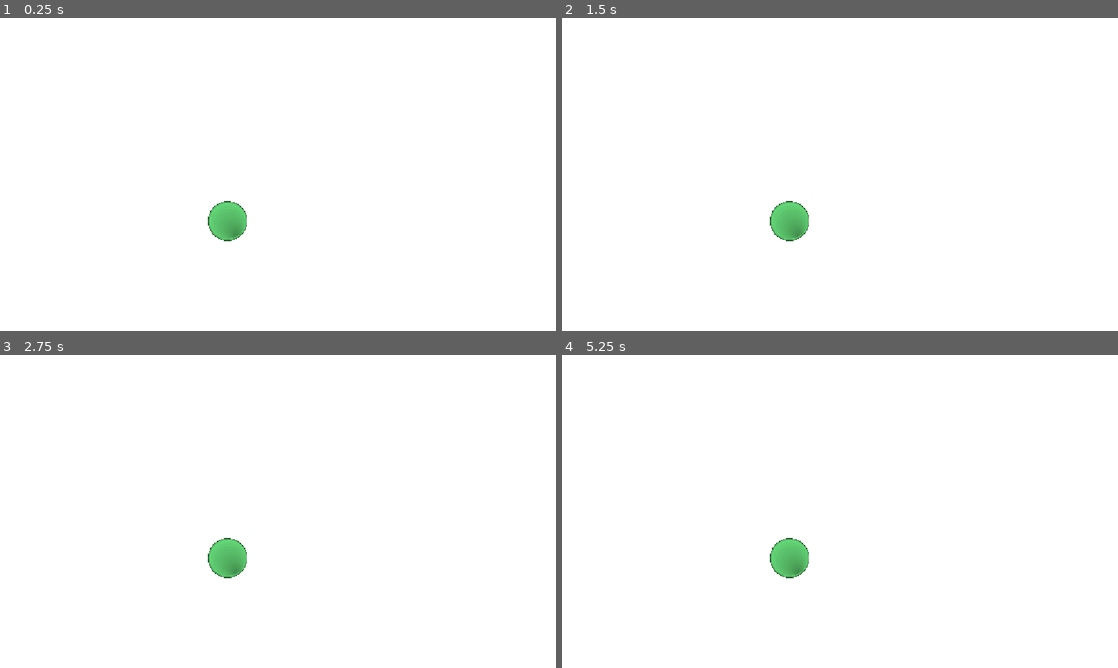
Above: before the commit, frames 1-4 (two rows, left to right).
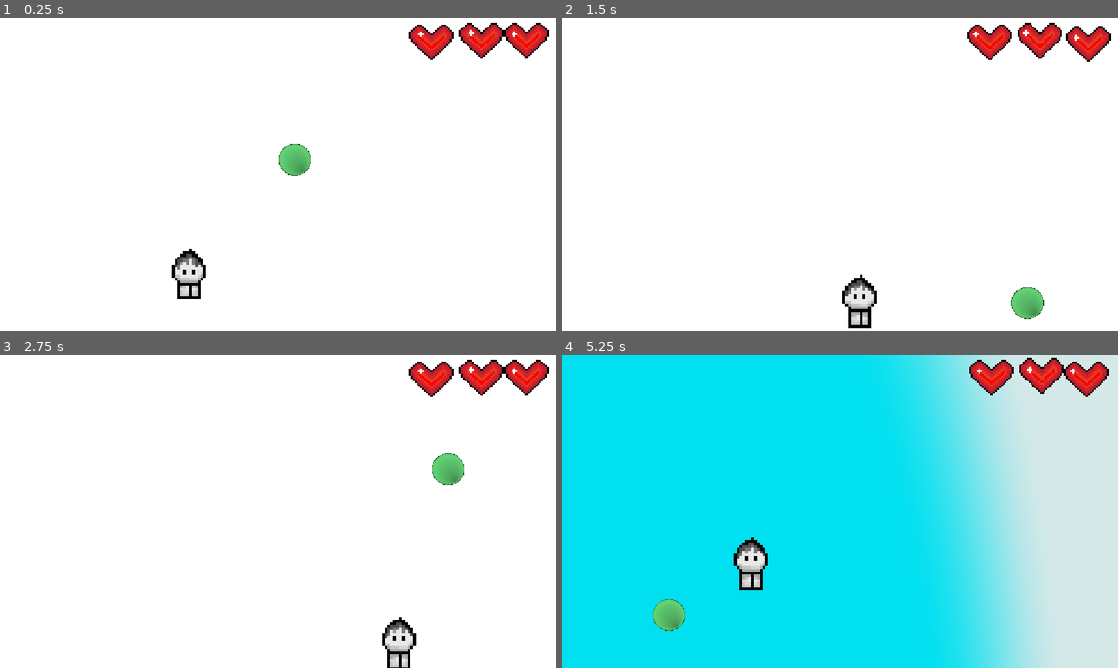
Above: after the commit, the same moments.

Repository: hersheysrs123-cloud/bounce-back-hrs
Game: Godot game, scene res://node_2d.tscn
Two runs of this game, one before a commit and one after it. Both use one fixed random seed, a clock stepped at 60 frames per second and the inputs below.
Inputs:
- Up to frame 1 (0.25 s): no input
- Up to frame 2 (1.5 s): hold Right (ui_right) 0.53-1.28 s; hold Down (ui_down) from 1.28 s (still down)
- Up to frame 3 (2.75 s): release Down (ui_down) at 2.03 s; hold Right (ui_right) from 2.03 s (still down)
- Up to frame 4 (5.25 s): release Right (ui_right) at 2.78 s; hold Up (ui_up) 2.78-3.53 s; hold Left (ui_left) 3.53-5.03 s; hold Down (ui_down) from 5.03 s (still down)

The runs differ from the first frame. In frame 1, 3.4% of the frame differs, in the area x 30-99%, y 1-90%; in frame 2, 3.4%; in frame 3, 3.4%; in frame 4, 100%, in the area x 0-100%, y 0-100%.

Commit message:
day 1 finish.
all of day 1

Diff:
--- a/Ball.gd
+++ b/Ball.gd
@@ -1,11 +1,19 @@
-extends CollisionShape2D
+extends RigidBody2D
+var needs_reset = false
 
+@export var speed: float = 400.0
+var start_position: Vector2
+func _ready() -> void:
+	linear_velocity = Vector2(1,1).normalized()*speed
+	start_position = global_position
 
-# Called when the node enters the scene tree for the first time.
-func _ready() -> void:
-	pass # Replace with function body.
+func reposition():
+	needs_reset = true
 
-
-# Called every frame. 'delta' is the elapsed time since the previous frame.
-func _process(delta: float) -> void:
-	pass
+func _integrate_forces(state: PhysicsDirectBodyState2D) -> void:
+	if needs_reset:
+		needs_reset = false
+		state.transform.origin = start_position
+		state.linear_velocity = Vector2(1, 1).normalized()*speed
+		state.angular_velocity = 0
+		return
--- /dev/null
+++ b/animated_sprite_2d_2.gd
@@ -0,0 +1,14 @@
+extends AnimatedSprite2D
+
+
+# Called when the node enters the scene tree for the first time.
+func _ready() -> void:
+	pass # Replace with function body.
+
+
+# Called every frame. 'delta' is the elapsed time since the previous frame.
+func _process(delta: float) -> void:
+	pass
+
+func hide_it():
+	hide()
--- /dev/null
+++ b/animated_sprite_2d_3.gd
@@ -0,0 +1,14 @@
+extends AnimatedSprite2D
+
+
+# Called when the node enters the scene tree for the first time.
+func _ready() -> void:
+	pass # Replace with function body.
+
+
+# Called every frame. 'delta' is the elapsed time since the previous frame.
+func _process(delta: float) -> void:
+	pass
+
+func hide_it():
+	hide()
--- a/node_2d.gd
+++ b/node_2d.gd
@@ -1,5 +1,11 @@
 extends Node2D
 
+
+@onready var hide1: AnimatedSprite2D = $AnimatedSprite2D
+@onready var hide2: AnimatedSprite2D = $AnimatedSprite2D3
+@onready var ball: RigidBody2D = $ball
+var health = 3
+var list_of_bg = ["blue", "red", "green", "yellow"]
 const BACKGROUNDS = {
 	"blue" : preload("res://mesh-gradient (2).png"),
 	"red" : preload("res://mesh-gradient (1).png"),
@@ -7,6 +13,7 @@
 	"green" : preload("res://mesh-gradient.png"),
 	"default" : preload("res://mesh-gradient (4).png")
 }
+
 
 var ball_hit_side = ""
 @onready var background: Sprite2D = $background
@@ -22,3 +29,25 @@
 		push_warning("Unknown background: " + bg_name)
 		return
 	background.texture = BACKGROUNDS[bg_name]
+
+
+
+
+func _on_timer_timeout() -> void:
+	if list_of_bg:
+		var bg = list_of_bg.pop_front()
+		set_background(bg)
+
+func reset():
+	set_background("default")
+	ball.reposition()
+
+func _on_area_2d_body_entered(body: Node2D) -> void:
+	if body.name == "ball":
+		health -= 1
+		reset()
+func _process(delta: float) -> void:
+	if health == 2:
+		hide1.hide_it()
+	if health == 1:
+		hide2.hide_it()
--- a/node_2d.tscn
+++ b/node_2d.tscn
@@ -2,57 +2,194 @@
 
 [ext_resource type="Script" uid="uid://m77l1pfk311s" path="res://node_2d.gd" id="1_epypp"]
 [ext_resource type="Texture2D" uid="uid://c8a6w0r8nwjc4" path="res://balls cubed.png" id="2_0e48y"]
+[ext_resource type="Script" uid="uid://btcddfxoahks8" path="res://ball.gd" id="2_epypp"]
+[ext_resource type="Script" uid="uid://rnpvi11fxwxg" path="res://player.gd" id="2_q6r6c"]
+[ext_resource type="Texture2D" uid="uid://b0qgvvufv165i" path="res://playyer.png" id="3_epypp"]
+[ext_resource type="Texture2D" uid="uid://pl3iux4u6lmi" path="res://unnamed-2.png" id="6_kdubu"]
+[ext_resource type="Script" uid="uid://d0ehm5mpmn2c" path="res://animated_sprite_2d_2.gd" id="7_rj586"]
+[ext_resource type="Script" uid="uid://bfxfe4i7dakw7" path="res://animated_sprite_2d_3.gd" id="8_4d7sh"]
 
 [sub_resource type="RectangleShape2D" id="RectangleShape2D_reolk"]
-size = Vector2(66, 679)
+size = Vector2(66, 783.5)
 
 [sub_resource type="RectangleShape2D" id="RectangleShape2D_ea0i7"]
-size = Vector2(1260, 44)
+size = Vector2(1282, 53)
 
-[sub_resource type="CapsuleShape2D" id="CapsuleShape2D_reolk"]
-radius = 40.0
-height = 82.0
+[sub_resource type="AtlasTexture" id="AtlasTexture_0hol4"]
+atlas = ExtResource("3_epypp")
+region = Rect2(0, 0, 32, 32)
+
+[sub_resource type="AtlasTexture" id="AtlasTexture_q6r6c"]
+atlas = ExtResource("3_epypp")
+region = Rect2(0, 32, 32, 32)
+
+[sub_resource type="SpriteFrames" id="SpriteFrames_reolk"]
+animations = [{
+"frames": [{
+"duration": 1.0,
+"texture": SubResource("AtlasTexture_0hol4")
+}, {
+"duration": 1.0,
+"texture": SubResource("AtlasTexture_q6r6c")
+}],
+"loop": 1,
+"name": &"default",
+"speed": 5.0
+}]
+
+[sub_resource type="CapsuleShape2D" id="CapsuleShape2D_ea0i7"]
+radius = 38.0
+height = 92.0
+
+[sub_resource type="RectangleShape2D" id="RectangleShape2D_o3ioc"]
+size = Vector2(57, 101)
+
+[sub_resource type="PhysicsMaterial" id="PhysicsMaterial_reolk"]
+friction = 0.0
+bounce = 1.0
+
+[sub_resource type="CircleShape2D" id="CircleShape2D_ea0i7"]
+radius = 33.24154
+
+[sub_resource type="AtlasTexture" id="AtlasTexture_d21ai"]
+atlas = ExtResource("6_kdubu")
+region = Rect2(0, 0, 32, 32)
+
+[sub_resource type="AtlasTexture" id="AtlasTexture_rj586"]
+atlas = ExtResource("6_kdubu")
+region = Rect2(0, 32, 32, 32)
+
+[sub_resource type="AtlasTexture" id="AtlasTexture_4d7sh"]
+atlas = ExtResource("6_kdubu")
+region = Rect2(0, 64, 32, 32)
+
+[sub_resource type="AtlasTexture" id="AtlasTexture_ir8iy"]
+atlas = ExtResource("6_kdubu")
+region = Rect2(0, 96, 32, 32)
+
+[sub_resource type="SpriteFrames" id="SpriteFrames_ea0i7"]
+animations = [{
+"frames": [{
+"duration": 1.0,
+"texture": SubResource("AtlasTexture_d21ai")
+}, {
+"duration": 1.0,
+"texture": SubResource("AtlasTexture_rj586")
+}, {
+"duration": 1.0,
+"texture": SubResource("AtlasTexture_4d7sh")
+}, {
+"duration": 1.0,
+"texture": SubResource("AtlasTexture_ir8iy")
+}],
+"loop": 1,
+"name": &"default",
+"speed": 5.0
+}]
 
 [node name="Node2D" type="Node2D" unique_id=977329759]
 script = ExtResource("1_epypp")
 
 [node name="wall right" type="StaticBody2D" parent="." unique_id=883023932]
+collision_layer = 3
 
 [node name="CollisionShape2D" type="CollisionShape2D" parent="wall right" unique_id=1287742022]
-position = Vector2(-34, 325)
+position = Vector2(-32, 283)
 shape = SubResource("RectangleShape2D_reolk")
 
 [node name="Sprite2D" type="Sprite2D" parent="wall right" unique_id=1837137202]
 
 [node name="wall left" type="StaticBody2D" parent="." unique_id=597976511]
+collision_layer = 3
 
 [node name="CollisionShape2D" type="CollisionShape2D" parent="wall left" unique_id=1360971901]
-position = Vector2(1185, 321)
+position = Vector2(1185, 302)
 shape = SubResource("RectangleShape2D_reolk")
 
 [node name="wall top" type="StaticBody2D" parent="." unique_id=545747087]
+collision_layer = 3
 
 [node name="CollisionShape2D" type="CollisionShape2D" parent="wall top" unique_id=1907401263]
-position = Vector2(600, -22)
+position = Vector2(642, -26)
 shape = SubResource("RectangleShape2D_ea0i7")
 
 [node name="wall bottom" type="StaticBody2D" parent="." unique_id=241575498]
+collision_layer = 3
 
 [node name="CollisionShape2D" type="CollisionShape2D" parent="wall bottom" unique_id=852475210]
-position = Vector2(597, 670)
+position = Vector2(617, 677)
 shape = SubResource("RectangleShape2D_ea0i7")
 
-[node name="Ball" type="CharacterBody2D" parent="." unique_id=40377189]
+[node name="Player" type="CharacterBody2D" parent="." unique_id=1371173273]
+script = ExtResource("2_q6r6c")
 
-[node name="Sprite2D" type="Sprite2D" parent="Ball" unique_id=1530611755]
-position = Vector2(473, 421)
-scale = Vector2(0.23624857, 0.2376033)
-texture = ExtResource("2_0e48y")
+[node name="animation" type="AnimatedSprite2D" parent="Player" unique_id=1455884781]
+position = Vector2(408.5, 495.14)
+scale = Vector2(5.9687505, 5.44625)
+sprite_frames = SubResource("SpriteFrames_reolk")
+autoplay = "default"
+frame_progress = 0.72744846
 
-[node name="CollisionShape2D" type="CollisionShape2D" parent="Ball" unique_id=1646540207]
-position = Vector2(472, 421)
-shape = SubResource("CapsuleShape2D_reolk")
+[node name="CollisionShape2D" type="CollisionShape2D" parent="Player" unique_id=955301765]
+position = Vector2(391, 534)
+shape = SubResource("CapsuleShape2D_ea0i7")
+
+[node name="Area2D" type="Area2D" parent="Player" unique_id=201226195]
+
+[node name="CollisionShape2D" type="CollisionShape2D" parent="Player/Area2D" unique_id=928477438]
+position = Vector2(390.5, 534.5)
+shape = SubResource("RectangleShape2D_o3ioc")
 
 [node name="background" type="Sprite2D" parent="." unique_id=1593180464]
 scale = Vector2(0.6, 1)
 centered = false
+
+[node name="Camera2D" type="Camera2D" parent="." unique_id=576432686]
+offset = Vector2(575, 325)
+
+[node name="Timer" type="Timer" parent="." unique_id=1050701349]
+wait_time = 5.0
+autostart = true
+
+[node name="ball" type="RigidBody2D" parent="." unique_id=278891267]
+collision_mask = 2
+mass = 0.001
+physics_material_override = SubResource("PhysicsMaterial_reolk")
+gravity_scale = 0.0
+linear_damp_mode = 1
+script = ExtResource("2_epypp")
+
+[node name="Sprite2D" type="Sprite2D" parent="ball" unique_id=1387175945]
+position = Vector2(545, 229)
+scale = Vector2(0.1949946, 0.19214872)
+texture = ExtResource("2_0e48y")
+
+[node name="CollisionShape2D" type="CollisionShape2D" parent="ball" unique_id=1444369078]
+position = Vector2(543, 227)
+shape = SubResource("CircleShape2D_ea0i7")
+
+[node name="AnimatedSprite2D" type="AnimatedSprite2D" parent="." unique_id=1200081811]
+position = Vector2(1089.75, 33.058746)
+scale = Vector2(3.8593745, 3.647764)
+sprite_frames = SubResource("SpriteFrames_ea0i7")
+autoplay = "default"
+frame_progress = 0.9020381
+
+[node name="AnimatedSprite2D2" type="AnimatedSprite2D" parent="." unique_id=2043365819]
+position = Vector2(889, 32.999996)
+scale = Vector2(3.8593745, 3.647764)
+sprite_frames = SubResource("SpriteFrames_ea0i7")
+autoplay = "default"
+frame_progress = 0.1526926
+script = ExtResource("7_rj586")
+
+[node name="AnimatedSprite2D3" type="AnimatedSprite2D" parent="." unique_id=403295129]
+position = Vector2(993, 29.999996)
+scale = Vector2(3.8593745, 3.647764)
+sprite_frames = SubResource("SpriteFrames_ea0i7")
+autoplay = "default"
+frame_progress = 0.1526926
+script = ExtResource("8_4d7sh")
+
+[connection signal="body_entered" from="Player/Area2D" to="." method="_on_area_2d_body_entered"]
+[connection signal="timeout" from="Timer" to="." method="_on_timer_timeout"]
--- /dev/null
+++ b/player.gd
@@ -0,0 +1,16 @@
+extends CharacterBody2D
+
+
+const SPEED = 300.0
+
+
+func _physics_process(delta: float) -> void:
+
+	var direction := Input.get_vector("ui_left", "ui_right", "ui_up", "ui_down")
+	if direction:
+		velocity = direction * SPEED
+	else:
+		velocity.x = move_toward(velocity.x, 0, SPEED)
+		velocity.y = move_toward(velocity.y, 0, SPEED)
+
+	move_and_slide()
--- a/project.godot
+++ b/project.godot
@@ -12,7 +12,7 @@
 
 config/name="Haven Hackathon Bounce Back HRS"
 run/main_scene="res://node_2d.tscn"
-config/features=PackedStringArray("4.6", "GL Compatibility")
+config/features=PackedStringArray("4.7", "GL Compatibility")
 config/icon="res://icon.svg"
 
 [display]
@@ -26,6 +26,7 @@
 
 [rendering]
 
+textures/canvas_textures/default_texture_filter=0
 rendering_device/driver.windows="d3d12"
 renderer/rendering_method="gl_compatibility"
 renderer/rendering_method.mobile="gl_compatibility"
Not shown, added: animated_sprite_2d_2.gd.uid
Not shown, added: animated_sprite_2d_3.gd.uid
Not shown, added: player.gd.uid
Binary file added: playyer.png
Not shown, added: playyer.png.import
Not shown, added: slime shooting.wav.import
Binary file added: unnamed-2.png
Not shown, added: unnamed-2.png.import
